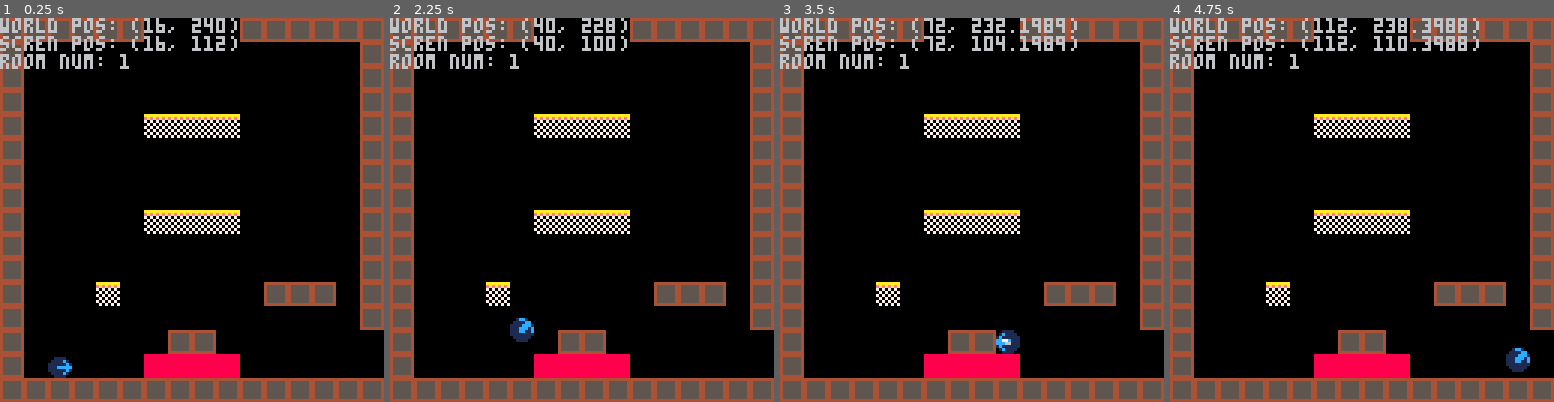
Above: before the commit, frames 1-4 (left to right).
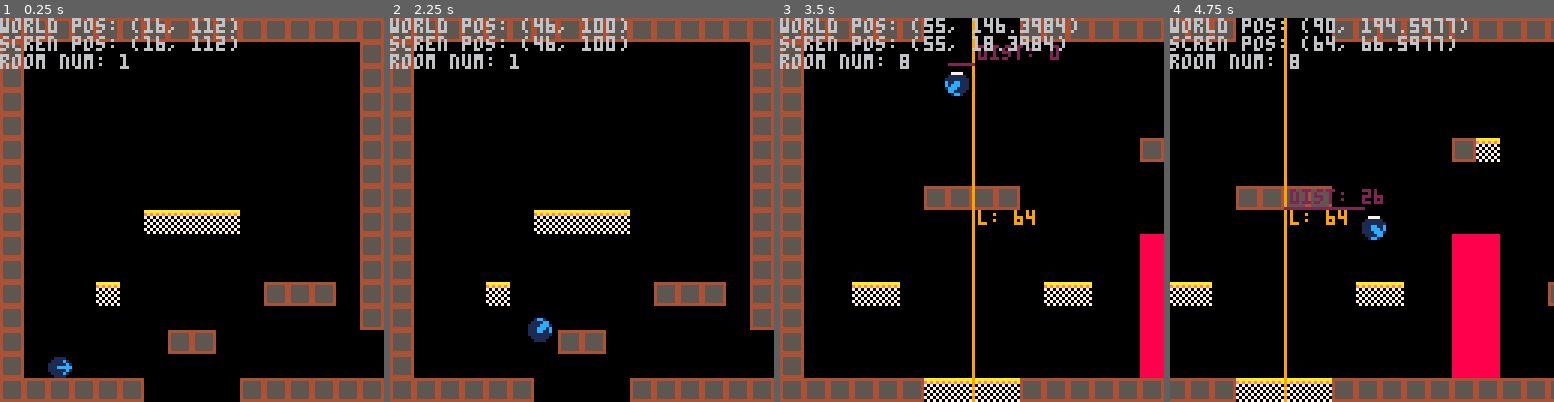
Above: after the commit, the same moments.

Repository: HankDeTank05/jump-n-slash
Game: PICO-8 cartridge jumpnslash-pico8/jumpnslash.p8
The game is run twice, just before and just after one commit, with the same random seed, the same clock (stepped at 60 frames per second) and the same inputs.
Inputs:
- Up to frame 1 (0.25 s): no input
- Up to frame 2 (2.25 s): hold Right 1.6-2.1 s; hold Up from 2.15 s (still down)
- Up to frame 3 (3.5 s): release Up at 2.42 s; hold Right 2.47-3.03 s; hold Left from 3.08 s (still down)
- Up to frame 4 (4.75 s): release Left at 3.58 s; hold Right 4.02-4.68 s; hold Up from 4.73 s (still down)

The runs differ from the first frame. In frame 1, 5.3% of the frame differs, in the area x 37-63%, y 0-100%; in frame 2, 5.8%; in frame 3, 16%; in frame 4, 31%, in the area x 0-100%, y 0-100%.

Commit message:
changed map for testing, vertical scrolling WIP

Diff:
--- a/jumpnslash-pico8/jumpnslash.p8
+++ b/jumpnslash-pico8/jumpnslash.p8
@@ -155,39 +155,70 @@
 
 
 
+…(31 lines of a section not shown)…
 __gff__
 0000000000000000383908000000000000000000000000000000000000000000000000000000000000000000000000000000000000000000000000000000000000000000000000000000000000000000000000000000000000000000000000000000000000000000000000000000000000000000000000000000000000000000
 0000000000000000000000000000000000000000000000000000000000000000000000000000000000000000000000000000000000000000000000000000000000000000000000000000000000000000000000000000000000000000000000000000000000000000000000000000000000000000000000000000000000000000
 __map__
-0808080808080808080808080808080808080808080808080808080808080808000000000000000000000000000000000000000000000000000000000000000000000000000000000000000000000000080808080808080808080808080808080000000000000000000000000000000000000000000000000000000000000000
-0800000000000000000000000000000000000000000000000000000000000008000000000000000000000000000000000000000000000000000000000000000000000000000000000000000000000000080000000000000000000000000000080000000000000000000000000000000000000000000000000000000000000000
-0800000000000000000000000000000000000000000000000000000000000008000000000000000000000000000000000000000000000000000000000000000000000000000000000000000000000000080000000000000000000000000000080000000000000000000000000000000000000000000000000000000000000000
-0800000000000000000000000000000000000000000000000000000000000008000000000000000000000000000000000000000000000000000000000000000000000000000000000000000000000000080000000000000000000000000000080000000000000000000000000000000000000000000000000000000000000000
-0800000000000000000000000000000000000000000000000000000000000008000000000000000000000000000000000000000000000000000000000000000000000000000000000000000000000000080000000000000000000000000000080000000000000000000000000000000000000000000000000000000000000000
-080000000000000000000000000000080a000000000000000000000000000008000000000000000000000000000000000000000000000000000000000000000000000000000000000000000000000000080000000000000000000000000000080000000000000000000000000000000000000000000000000000000000000000
-0800000000000000000000000000000000000000000000000000000000000008000000000000000000000000000000000000000000000000000000000000000000000000000000000000000000000000080000000000000000000000000000080000000000000000000000000000000000000000000000000000000000000000
-080000000000080808080000000000000000000000000a0a0a0a000000000008000000000000000000000000000000000000000000000000000000000000000000000000000000000000000000000000080000000000000000000000000000080000000000000000000000000000000000000000000000000000000000000000
-0800000000000000000000000000000000000000000000000000000000000008000000000000000000000000000000000000000000000000000000000000000000000000000000000000000000000000080000000000000000000000000000080000000000000000000000000000000000000000000000000000000000000000
-0800000000000000000000000000000909000000000000000000000000000008000000000000000000000000000000000000000000000000000000000000000000000000000000000000000000000000080000000000000000000000000000080000000000000000000000000000000000000000000000000000000000000000
-0800000000000000000000000000000909000000000000000000000000000008000000000000000000000000000000000000000000000000000000000000000000000000000000000000000000000000080000000000000000000000000000080000000000000000000000000000000000000000000000000000000000000000
-0800000a0a0000000000000a0a00000909000008080000000000000808000008000000000000000000000000000000000000000000000000000000000000000000000000000000000000000000000000080000000000000000000000000000080000000000000000000000000000000000000000000000000000000000000000
-0800000000000000000000000000000909000000000000000000000000000008000000000000000000000000000000000000000000000000000000000000000000000000000000000000000000000000080000000000000000000000000000080000000000000000000000000000000000000000000000000000000000000000
-0800000000000000000000000000000909000000000000000000000000000008000000000000000000000000000000000000000000000000000000000000000000000000000000000000000000000000080000000000000000000000000000080000000000000000000000000000000000000000000000000000000000000000
-0800000000000000000000000000000909000000000000000000000000000008000000000000000000000000000000000000000000000000000000000000000000000000000000000000000000000000080000000000000000000000000000080000000000000000000000000000000000000000000000000000000000000000
-0808080808080a0a000008080808080808080808080800000a0a080808080808000000000000000000000000000000000000000000000000000000000000000000000000000000000000000000000000080808080808000a0a000808080808080000000000000000000000000000000000000000000000000000000000000000
-0808080808080000000008080808080808080808080800000000080808080808080808080808080808080808080808080808080808080808080808080808080808080808080808080808080808080808080808080808000000000808080808080000000000000000000000000000000000000000000000000000000000000000
+0808080808080808080808080808080808080808080808080808080808080808080808080808080808080808080808080808080808080808080808080808080808080808080808080808080808080808080808080808080808080808080808080000000000000000000000000000000000000000000000000000000000000000
 0800000000000000000000000000000808000000000000000000000000000008080000000000000000000000000000080800000000000000000000000000000000000000000000000000000000000008090909000000000000000000000000090000000000000000000000000000000000000000000000000000000000000000
 0800000000000000000000000000000808000000000000000000000000000008080000000000000000000000000000080800000000000000000000000000000000000000000000000000000000000008090900000000000000000000000000090000000000000000000000000000000000000000000000000000000000000000
 0800000000000000000000000000000808000000000000000000000000000008080000000000000000000000000000080800000a0a0a0a0a0a0a0a0a0a0a0a0808000000000000000000000000000008090000000000000909000000000000090000000000000000000000000000000000000000000000000000000000000000
-0800000000000a0a0a0a0000000000080800000000000a0a0a0a000000000008080000000000000000000000000000080809000000000000000000000000000808080808080800000808000000000008090000000008090909090808080000090000000000000000000000000000000000000000000000000000000000000000
+0800000000000000000000000000000808000000000000000000000000000008080000000000000000000000000000080809000000000000000000000000000808080808080800000808000000000008090000000008090909090808080000090000000000000000000000000000000000000000000000000000000000000000
 0800000000000000000000000000000808000000000000000000000000000008080000000a0000080800000a0000000808090000000000000000000000000008080000000000000000000000000000080900000a0a00000909000000080000090000000000000000000000000000000000000000000000000000000000000000
 0800000000000000000000000000000808000000000000000000000000000008080000000000000000000000000000080809080000000000000000000000000808000000000000000000000000000008090000000000000909000000080000090000000000000000000000000000000000000000000000000000000000000000
-0800000000000000000000000000000808000a0a000000000000000000000008080a0a000000000000000000000a0a08080808080808000000080808080a0a0808000000000000000000000008080808090800000000000909000a0a080000090000000000000000000000000000000000000000000000000000000000000000
+0800000000000000000000000000000808000000000000000000000000000008080a0a000000000000000000000a0a08080808080808000000080808080a0a0808000000000000000000000008080808090800000000000909000a0a080000090000000000000000000000000000000000000000000000000000000000000000
 0800000000000a0a0a0a00000000000808000000000000000000000000000008080000000000000000000000000000080800000000000000000000000000000808000008000009090808090900000008090000000000000909000800000000090000000000000000000000000000000000000000000000000000000000000000
 08000000000000000000000000000008080000000000000000000000000000080800000000000800000800000000000808000000000000000000000000000008080000080000000000000000000000080900000a0a00000909000800000000090000000000000000000000000000000000000000000000000000000000000000
 0800000000000000000000000000000808000000000000000000000000000008080000000000000000000000000000080800000000000000000000000000000808000008080808080808080808080808090000000000000909000808080808090000000000000000000000000000000000000000000000000000000000000000
 080000000a0000000000000808080008080a0a0a0a0a0a000000000000000008080808000000000000000000000808080800000000000000000000000000080808000000000000000000000000000008090000000000000909000000000000090000000000000000000000000000000000000000000000000000000000000000
 08000000000000000000000000000008080000000000000000000000000000080800000a0a0000000000000a0a0000080800000000000008080000000008080808000000000000000000000000000000000000000008080909000000000000090000000000000000000000000000000000000000000000000000000000000000
 0800000000000008080000000000000000000000000000000000000000000000000000000000000000000000000000000000000000000808080909090908080808000000000000000000000000000000000000000000000909000000000000090000000000000000000000000000000000000000000000000000000000000000
-0800000000000909090900000000000000000000000000000000000000000000000000000000000000000000000000000000000000080808080808080808080808000008080808000008080808080808000000000000000909000000000000090000000000000000000000000000000000000000000000000000000000000000
-0808080808080808080808080808080808080808080809090909090908080808080808080808090909090808080808080808080808080808080808080808080808080808080808090908080808080808080808080808080808080808000008080000000000000000000000000000000000000000000000000000000000000000
+0800000000000000000000000000000000000000000000000000000000000000000000000000000000000000000000000000000000080808080808080808080808000008080808000008080808080808000000000000000909000000000000090000000000000000000000000000000000000000000000000000000000000000
+0808080808080000000008080808080808080808080800000a0a000008080808080808080808090909090808080808080808080808080808080808080808080808080808080808090908080808080808080808080808080808080808000008080000000000000000000000000000000000000000000000000000000000000000
+0808080808080000000008080808080808080808080800000000000008080808080808080808080808080808080808080000000000000000000000000000000000000000000000000000000000000000080808080808080808080808000008080000000000000000000000000000000000000000000000000000000000000000
+0800000000000000000000000000000000000000000000000000000000000008080000000000000000000000000000080000000000000000000000000000000000000000000000000000000000000000080000000000000000000000000000080000000000000000000000000000000000000000000000000000000000000000
+0800000000000000000000000000000000000000000000000000000000000000000000000000000000000000000000080000000000000000000000000000000000000000000000000000000000000000080000000000000000000000000000080000000000000000000000000000000000000000000000000000000000000000
+080000000000000000000000000000000000000000000a0a0a0a0a0000000000000000000000000000000000000000080000000000000000000000000000000000000000000000000000000000000000080000000000000000000008080808080000000000000000000000000000000000000000000000000000000000000000
+0800000000000000000000000000000000000000000000000000000000000008080000000000000000000000000000080000000000000000000000000000000000000000000000000000000000000000080000000000000000000000000000080000000000000000000000000000000000000000000000000000000000000000
+080000000000000000000000000000080a000000000000000000000000000008080000000000000000000000000000080000000000000000000000000000000000000000000000000000000000000000080000000000000000000000000000080000000000000000000000000000000000000000000000000000000000000000
+080000000000000000000000000000000000000000000000000000000000000808000000000000000000000000000008000000000000000000000000000000000000000000000000000000000000000008000000000000000a0a0a0a000000080000000000000000000000000000000000000000000000000000000000000000
+080000000000080808080000000000000000000000000a0a0a0a000000000a08080000000000000000000000000000080000000000000000000000000000000000000000000000000000000000000000080000000000000000000000000000080000000000000000000000000000000000000000000000000000000000000000
+0800000000000000000000000000000000000000000000000000000000000008080000000000000000000000000000080000000000000000000000000000000000000000000000000000000000000000080000000000000000000000000000080000000000000000000000000000000000000000000000000000000000000000
+080000000000000000000000000000090900000000000000000000000000000808000000000000000000000000000008000000000000000000000000000000000000000000000000000000000000000008000000000000000a0a0a0a000000080000000000000000000000000000000000000000000000000000000000000000
+0800000000000000000000000000000909000000000000000000000000000008080000000000000000000000000000080000000000000000000000000000000000000000000000000000000000000000080000000000000000000000000000080000000000000000000000000000000000000000000000000000000000000000
+0800000a0a0000000000000a0a00000909000008080000000000000808000008080000000000000000000000000000080000000000000000000000000000000000000000000000000000000000000000080000000000000000000000000000080000000000000000000000000000000000000000000000000000000000000000
+080000000000000000000000000000090900000000000000000000000000000808000000000000000000000000000008000000000000000000000000000000000000000000000000000000000000000008000000000000000a0a0a0a000000080000000000000000000000000000000000000000000000000000000000000000
+0800000000000000000000000000000909000000000000000000000000000008080000000000000000000000000000080000000000000000000000000000000000000000000000000000000000000000080000000000000000000000000000080000000000000000000000000000000000000000000000000000000000000000
+0800000000000000000000000000000909000000000000000000000000000008080000000000000000000000000000080000000000000000000000000000000000000000000000000000000000000000080000000000000000000000000000080000000000000000000000000000000000000000000000000000000000000000
+0808080808080a0a0a0a0808080808080808080808080a0a0a0a080808080808080000000000000000000000000000080000000000000000000000000000000000000000000000000000000000000000080808080808080808080808080808080000000000000000000000000000000000000000000000000000000000000000
--- a/jumpnslash-pico8/player.p8
+++ b/jumpnslash-pico8/player.p8
@@ -66,18 +66,31 @@
 function update_screen_pos()
 	-- note: this math is done to allow the sprite to go one pixel off the screen in all four directions to allow for screen transitions, but otherwise keep the sprite on screen
 	if get_scrollability_horizontal() == true and get_scrollability_vertical() == false then
+		-- set screen x
 		if get_scroll_left_bounds() <= p1_x and p1_x < get_scroll_right_bounds() then
 			p1_sx = get_scroll_left_bounds()
 		else
 			p1_sx = p1_x % 128
 		end
+
+		-- set screen y
 		p1_sy = p1_y % 128
 
 	elseif get_scrollability_horizontal() == false and get_scrollability_vertical() == true then
-		-- code goes here
+		-- set screen x
+		p1_sx = p1_x % 128
+
+		-- set screen y
+		if get_scroll_top_bounds() <= p1_y and p1_y < get_scroll_bottom_bounds() then
+			p1_sy = get_scroll_top_bounds()
+		else
+			p1_sy = p1_y % 128
+		end
+
 	elseif get_scrollability_horizontal() == true and get_scrollability_vertical() == true then
 		-- code goes here
 	else
+		-- set screen x and y
 		p1_sx = p1_x % 128
 		p1_sy = p1_y % 128
 	end
@@ -449,27 +462,27 @@
 
 function move_player_to_room_up()
 	printh("move player to room up")
-    trans_room_up()
     p1_y -= p1_h - 1
+	change_rooms()
 end
 
 function move_player_to_room_down()
 	printh("move player to room down")
-    trans_room_down()
     p1_y += p1_h - 1
+	change_rooms()
 end
 
 function move_player_to_room_left()
 	printh("move player to room left")
-    trans_room_left()
 	p1_x -= p1_w - 1
+	change_rooms()
 
 end
 
 function move_player_to_room_right()
 	printh("move player to room right")
-    trans_room_right()
     p1_x += p1_w - 1
+	change_rooms()
 end
 
 function p1_update_landmarks()
--- a/jumpnslash-pico8/rooms.p8
+++ b/jumpnslash-pico8/rooms.p8
@@ -19,51 +20,48 @@
     map_max_pix_x = (map_max_tile_x * 8) - 1
     map_max_pix_y = (map_max_tile_y * 8) - 1
 
+    --[[
+
+    layout:
+
+    +----+----+----+----+----+----+
+    |  1 =  2 =  3 =  4 =  5 =  6 |
+    +-||-+-||-+----+----+----+-||-+
+    |    8    =    |         |  7 |
+    +---------+  9 |         +----+
+    |         =    |
+    |    10   +----+
+    |         |
+    +---------+
+
+    --]]
+
     -- room 1
-    add_room(0, 16, 16, 16, 2, 30)
-    set_connection_up(1, 9)
-    set_connection_right(1, 2)
+    add_room(0, 0, 16, 16, 2, 14)
 
     -- room 2
-    add_room(16, 16, 16, 16, nil, nil)
-    set_connection_up(2, 9)
-    set_connection_left(2, 1)
-    set_connection_right(2, 3)
+    add_room(16, 0, 16, 16, nil, nil)
 
     -- room 3
-    add_room(32, 16, 16, 16, nil, nil)
-    set_connection_left(3, 2)
-    set_connection_right(3, 4)
+    add_room(32, 0, 16, 16, nil, nil)
 
     -- room 4
-    add_room(48, 16, 16, 16, nil, nil)
-    set_connection_left(4, 3)
-    set_connection_right(4, 5)
+    add_room(48, 0, 16, 16, nil, nil)
 
     -- room 5
-    add_room(64, 16, 16, 16, nil, nil)
-    set_connection_left(5, 4)
-    set_connection_right(5, 6)
+    add_room(64, 0, 16, 16, nil, nil)
 
     -- room 6
+    add_room(80, 0, 16, 16, nil, nil)
+
+    -- room 7
     add_room(80, 16, 16, 16, nil, nil)
-    set_connection_up(6, 7)
-    set_connection_down(6, 8)
-    set_connection_left(6, 5)
-
-    -- room 7
-    add_room(80, 0, 16, 16, nil, nil)
-    set_connection_down(7, 6)
 
     -- room 8
-    add_room(80, 32, 16, 16, nil, nil)
-    set_connection_up(8, 6)
+    add_room(0, 16, 32, 16, nil, nil)
 
     -- room 9
-    add_room(0, 0, 32, 16, nil, nil)
-    set_connection_down(9, 1)
-
-    validate_room_connections() -- note: room connections are validate at the end, so you can set connections ahead of time without crashing the program
+    add_room(32, 16, 16, 32, nil, nil)
 
     set_current_room(1)
 end
@@ -108,34 +106,8 @@
         scroll_h_max_mpx = (_map_x + _tile_width - 8) * 8,
         scroll_v_min_mpy = (_map_y + 8) * 8,
         scroll_v_max_mpy = (_map_y + _tile_height - 8) * 8,
-
-        -- direction    U    D    L    R
-        -- index        1    2    3    4
-        connections = {nil, nil, nil, nil},
     }
     add(rooms, room)
-end
-
-function set_connection_up(_room_num, _conn_num)
-    set_connection_generic(_room_num, 1, _conn_num)
-end
-
-function set_connection_down(_room_num, _conn_num)
-    set_connection_generic(_room_num, 2, _conn_num)
-end
-
-function set_connection_left(_room_num, _conn_num)
-    set_connection_generic(_room_num, 3, _conn_num)
-end
-
-function set_connection_right(_room_num, _conn_num)
-    set_connection_generic(_room_num, 4, _conn_num)
-end
-
-function set_connection_generic(_room_num, _conn_dir, _conn_num)
-    validate_room_num(_room_num)
-    validate_direction_index(_conn_dir)
-    rooms[_room_num].connections[_conn_dir] = _conn_num
 end
 
 function validate_room_num(_room_num)
@@ -144,20 +116,6 @@
     assert(_room_num <= #rooms, msg)
 end
 
-function validate_direction_index(_conn_dir)
-    assert(_conn_dir > 0)
-    assert(_conn_dir <= 4)
-end
-
-function validate_room_connections()
-    for rm in all(rooms) do
-        for conn_dir=1,4 do
-            local conn_num = rm.connections[conn_dir]
-            if conn_num != nil then validate_room_num(conn_num) end
-        end
-    end
-end
-
 function set_current_room(_num)
     validate_room_num(_num)
     curr_room = _num
@@ -226,45 +184,43 @@
 -- currently does nothing
 function update_room()
 
-    -- if there is horizontal scrolling and no vertical scrolling...
-    if get_scrollability_horizontal() and not(get_scrollability_vertical()) then
-
-        if p1_get_mpx() <= get_scroll_left_bounds() then
+    if get_scrollability_horizontal() == true and get_scrollability_vertical() == false then -- horizontal scrolling only
+
+        if p1_get_mpx() < get_scroll_left_bounds() then -- if left of scroll zone
             scroll_x_offset = 0
-        elseif get_scroll_left_bounds() < p1_get_mpx() and p1_get_mpx() <= get_scroll_right_bounds() then
+
+        elseif get_scroll_left_bounds() <= p1_get_mpx() and p1_get_mpx() < get_scroll_right_bounds() then -- if inside scroll zone
             scroll_x_offset = -(p1_get_mpx() - get_scroll_left_bounds())
-        elseif get_scroll_right_bounds() < p1_get_mpx() then
-            scroll_x_offset = -(get_scroll_right_bounds() - get_scroll_left_bounds())
-        end
-    end
-
-end
-
-function trans_room_up()
-    printh("trans room up")
-    trans_room_generic(1)
-end
-
-function trans_room_down()
-    printh("trans room down")
-    trans_room_generic(2)
-end
-
-function trans_room_left()
-    printh("trans room left")
-    trans_room_generic(3)
-end
-
-function trans_room_right()
-    printh("trans room right")
-    trans_room_generic(4)
-end
-
-function trans_room_generic(_conn_dir)
-    validate_direction_index(_conn_dir)
-    local conn_num = get_current_room().connections[_conn_dir]
-    validate_room_num(conn_num)
-    set_current_room(conn_num)
+
+        elseif get_scroll_right_bounds() <= p1_get_mpx() then
+            scroll_x_offset = -(get_scroll_right_bounds() - get_scroll_left_bounds()) -- if right of scroll zone
+
+        end
+
+    elseif get_scrollability_horizontal() == false and get_scrollability_vertical() == true then -- vertical scrolling only
+
+        if p1_get_mpy() < get_scroll_top_bounds() then -- if above scroll zone
+            scroll_y_offset = 0
+
+        elseif get_scroll_top_bounds() <= p1_get_mpy() and p1_get_mpy() < get_scroll_bottom_bounds() then -- if inside scroll zone
+            scroll_y_offset = -(p1_get_mpy() - get_scroll_top_bounds())
+
+        elseif get_scroll_bottom_bounds() <= p1_get_mpy() then -- if below scroll zone
+            scroll_y_offset = -(get_scroll_bottom_bounds() - get_scroll_top_bounds())
+
+        end
+    end
+
+end
+
+function change_rooms()
+    local i = 0
+    local rm = nil
+    repeat
+        i += 1
+        rm = rooms[i]
+    until rm.mpx_min <= p1_get_mpx() and p1_get_mpx() < rm.mpx_max and rm.mpy_min <= p1_get_mpy() and p1_get_mpy() < rm.mpy_max
+    set_current_room(i)
 end
 
 function draw_room(_debug)
Not shown, changed: 63 lines of the sprite sheet (__gfx__) section of jumpnslash-pico8/jumpnslash.p8
